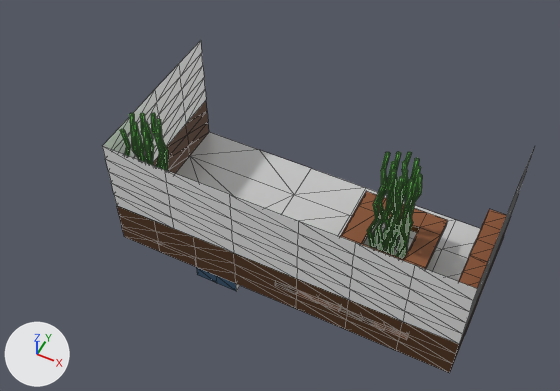
Two versions of the glTF model src/jsMain/resources/raw/data/SH18-xtra.glb, one commit apart.
One viewpoint serves both versions: a camera (50 mm lens) standing at (5.43, -10.64, 14.32) and looking at (0.21, -0.19, 1.26). Lighting does not change. The marker at lower left points along +X, +Y and +Z. The first picture is the older version. Mesh edges are drawn as thin lines. Where no turn or scale is listed for an object, it has been applied to the vertices.
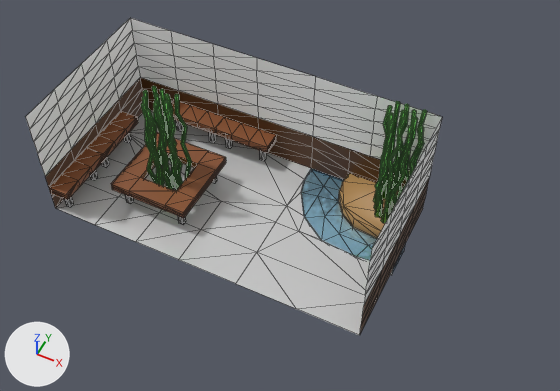
ob_scene_collection is not drawn itself; it is the parent of ob_collection.

Pixel boxes (x1, y1, x2, y2) of what changed, in the pictures (560 x 391 px):
'Plane', turned: before (103, 40, 533, 344); after (26, 18, 442, 335)
'Plane.008', turned: before (117, 101, 514, 373); after (45, 78, 429, 333)
'Plane.003', turned: before (340, 191, 448, 269); after (111, 132, 226, 225)
'Water', added: after (301, 170, 377, 260)
'Plane.004', turned: before (470, 209, 507, 262); after (49, 148, 105, 207)
'Plane.005', turned: before (459, 255, 488, 288); after (87, 111, 138, 168)
'Plane.007', turned: before (275, 280, 340, 311); after (214, 117, 276, 161)
'Plane.006', turned: before (340, 308, 408, 340); after (171, 100, 224, 143)
'Cube.009', turned: before (367, 169, 386, 248); after (175, 94, 192, 179)
'Cube.010', turned: before (372, 152, 390, 247); after (167, 109, 181, 188)
'Cube.018', turned: before (157, 119, 168, 171); after (375, 120, 394, 218)
'Cube.024', turned: before (151, 113, 161, 168); after (381, 126, 402, 223)
'Cube.004', turned: before (383, 151, 401, 247); after (156, 109, 173, 190)
'Cube.008', turned: before (386, 175, 404, 254); after (160, 89, 177, 184)
'Cube.011', turned: before (393, 152, 412, 247); after (146, 109, 163, 186)
'Cube.002', turned: before (379, 169, 397, 252); after (165, 94, 183, 184)
'Cube.003', turned: before (377, 161, 396, 250); after (164, 101, 182, 191)
'Cube.012', turned: before (401, 174, 422, 259); after (143, 90, 165, 184)
'Cube.017', turned: before (140, 113, 154, 161); after (392, 126, 412, 206)
'Cube.007', turned: before (396, 179, 414, 258); after (152, 86, 170, 173)
'Cube.005', turned: before (396, 158, 419, 252); after (141, 103, 159, 184)
'Cube.001', turned: before (390, 169, 408, 255); after (155, 94, 175, 189)
'Cube.013', turned: before (143, 121, 153, 163); after (389, 117, 407, 215)
'Cube.020', turned: before (145, 138, 154, 165); after (382, 101, 400, 199)
'Cube', turned: before (385, 161, 407, 253); after (154, 101, 171, 188)
'Cube.019', turned: before (155, 126, 166, 170); after (374, 113, 393, 210)
'Cube.025', turned: before (154, 133, 164, 168); after (373, 105, 392, 202)
'Cube.006', turned: before (399, 166, 421, 258); after (142, 97, 161, 182)
'Cube.023', turned: before (130, 113, 145, 152); after (402, 126, 424, 191)
'Cube.016', turned: before (132, 122, 139, 160); after (404, 117, 418, 183)
'Cube.022', turned: before (120, 129, 131, 156); after (413, 110, 427, 169)
'Cube.015', turned: before (131, 129, 141, 161); after (397, 110, 416, 200)
'Cube.021', turned: before (136, 135, 146, 162); after (392, 104, 409, 189)
'Cube.014', turned: before (142, 129, 152, 164); after (387, 110, 406, 194)

Edits to the bpy script that builds the scene:
```text
Add img_water_normal:
    img_water_normal = load_image('Water Normal', '_unpacked/Water_Normal', 256, 256, 'Non-Color')
Change mat_material_005:
    where n0 = _N.new('ShaderNodeBsdfPrincipled'); n0.name = 'Principled BSDF'
    n0.inputs[1].default_value: 0.5 -> 0.705  # 'Metallic'
    add n0.inputs[2].default_value = 0.177  # 'Roughness'
    n0.inputs[4].default_value: 0.5 -> 0.667  # 'Alpha'
    add n2 = _N.new('ShaderNodeNormalMap'); n2.name = 'Normal Map'
    add n2.uv_map = 'UVMap'
    add n2.inputs[0].default_value = 0.5  # 'Strength'
    add n3 = _N.new('ShaderNodeTexImage'); n3.name = 'Image Texture'
    add n3.image = img_water_normal
    add _L.new(n2.outputs[0], n0.inputs[5])  # 'Normal' to 'Normal'
    add _L.new(n3.outputs[0], n2.inputs[1])  # 'Color' to 'Color'
Add me_plane_002_1:
    me_plane_002_1.from_pydata(...)  # 21 vertices, 24 faces; spans x 0.0..3.0, y -0.09..2.0, z -0.3
    me_plane_002_1.materials.append(mat_material_005)
Change ob_scene_collection:
    ob_scene_collection.rotation_euler: (0.0, 0.0, -3.142) -> (0.0, 0.0, 0.0)  # degrees (0, 0, -180) -> degrees (0, 0, 0)
Add ob_water:
    ob_water = bpy.data.objects.new('Water', me_plane_002_1)
    ob_water.location = (0.0, 0.0, 0.25)
```
